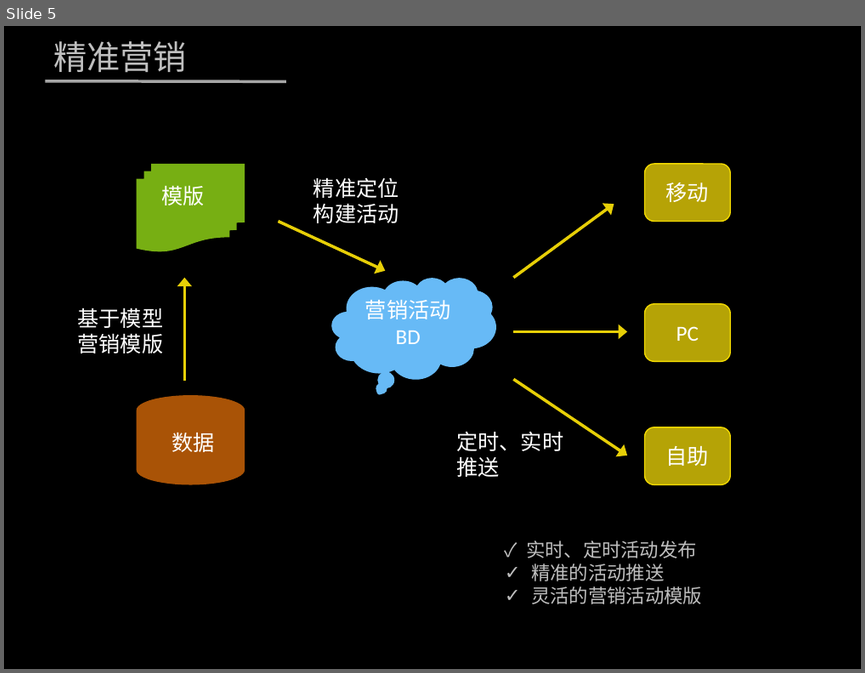
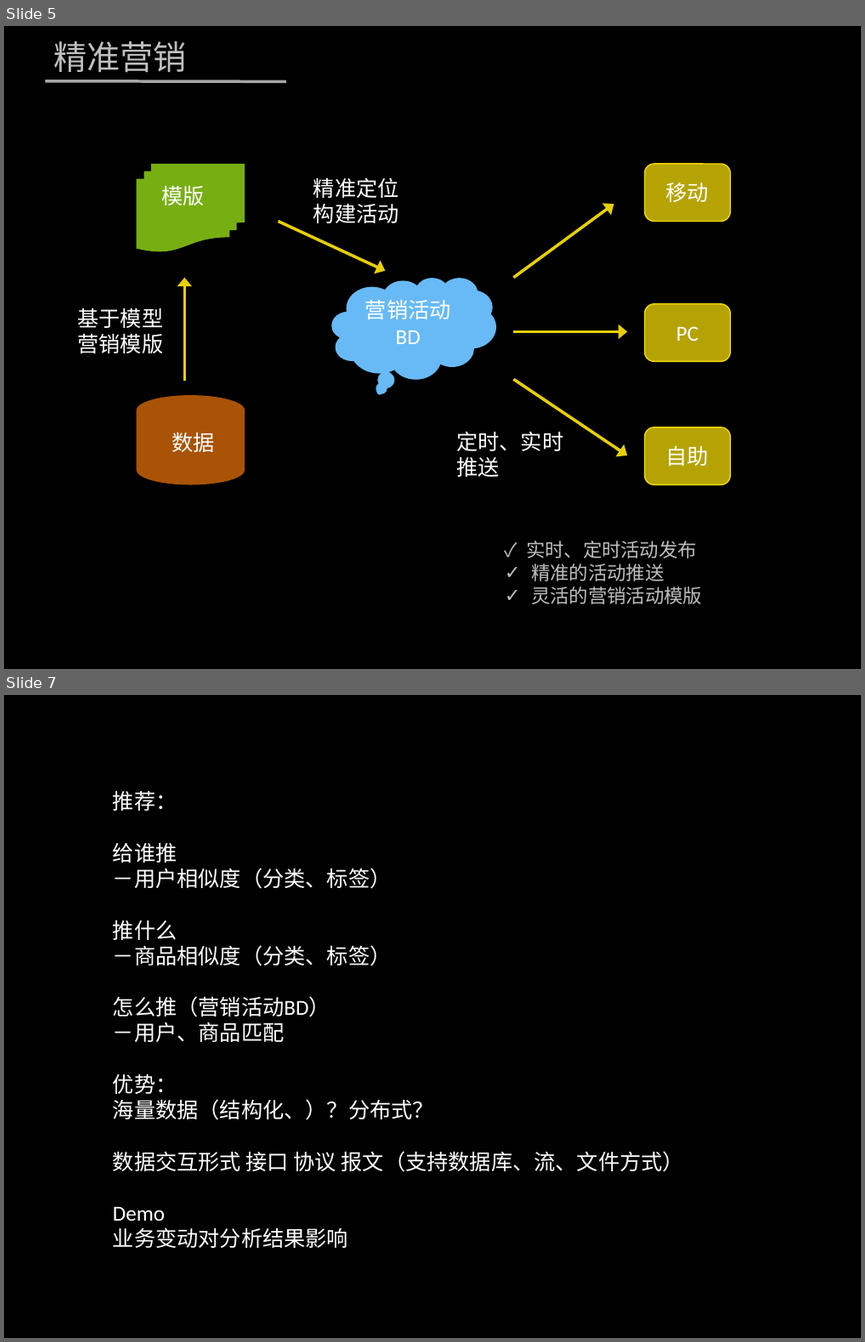
Before and after one commit to zhenghong/UBP, a slide deck: 营销.pptx. Shown one above the other, each under a label of ours: slide 5 before the commit, slides 5 and 7 after it; the slides between them are not shown. The pictures are 865x673 and 865x1342 pixels, drawn with LibreOffice and Linux fonts; fonts in the diff are those of the drawing; background and template pictures are left out. Boxes give left, top, right and bottom in pixels: in the first picture for what was removed or moved away, otherwise in the second. Text is boxed around its words. In the diff, an @@ line names an element or a change of style, - is before the commit and + after.

```diff
--- a/营销.pptx
+++ b/营销.pptx
@@ slide 7 added at [4, 695, 861, 1338], background picture (left out) @@
@@ text added at [113, 790, 684, 1247], 18 pt, text #FFFFFF @@
+推荐：
+给谁推
+－用户相似度（分类、标签）
+推什么
+－商品相似度（分类、标签）
+怎么推（营销活动BD）
+－用户、商品匹配
+优势：
+海量数据（结构化、）？分布式？
+数据交互形式 接口 协议 报文（支持数据库、流、文件方式）
+Demo
+业务变动对分析结果影响
```
Also in this commit, not shown: 3 slides changed, 5 other files.
